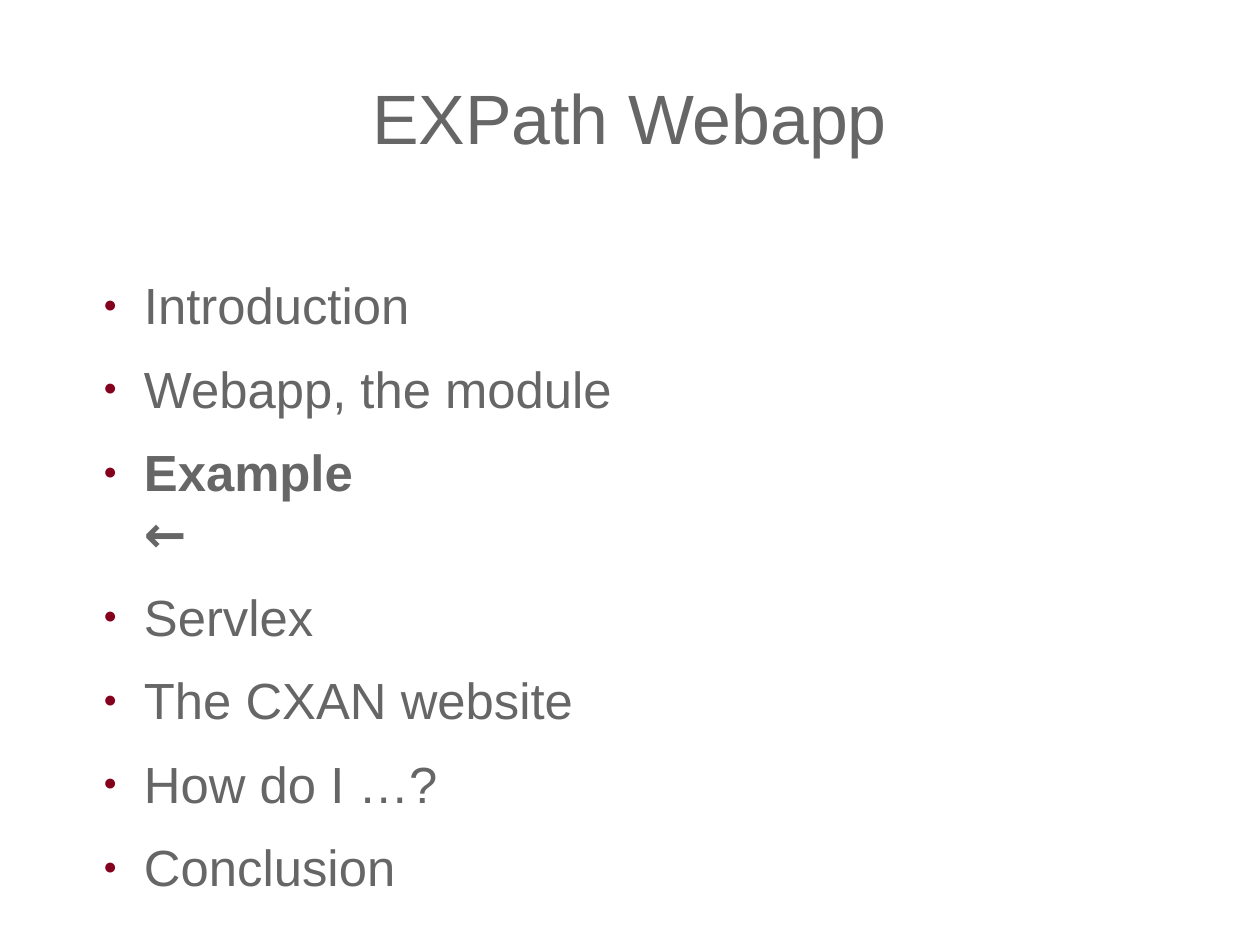
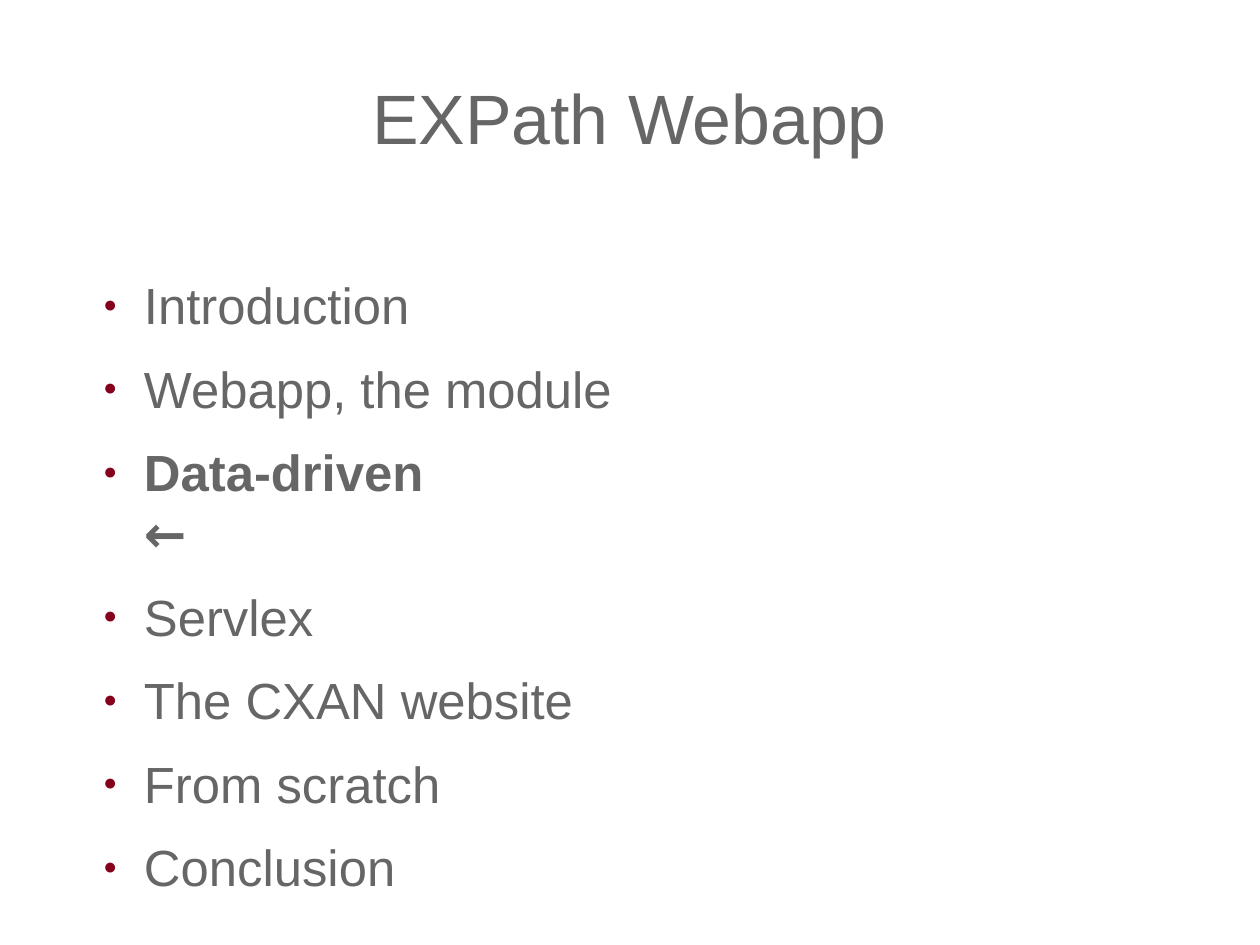
Before and after one commit to expath/expath-www, a slide deck: slide 15 of misc/2011-prague/presentation/fgeorges-servlex.odp (slide 13 before the commit). Drawn at 1260x945 pixels with LibreOffice and Linux fonts; fonts in the diff are those of the drawing; background and template pictures are left out. Boxes give left, top, right and bottom in pixels: in the first picture for what was removed or moved away, otherwise in the second. Text is boxed around its words. In the diff, an @@ line names an element or a change of style, - is before the commit and + after.

```diff
--- a/misc/2011-prague/presentation/fgeorges-servlex.odp
+++ b/misc/2011-prague/presentation/fgeorges-servlex.odp
@@ text at <box>144,454,423,492</box>: text changed @@
-● Example ←
+● Data-driven ←
@@ text at <box>144,766,441,804</box>: text changed @@
-● How do I …?
+● From scratch
```
Also in this commit, not shown: 7 other slides changed, 6 slides added, 16 slides removed, 2 other files.
